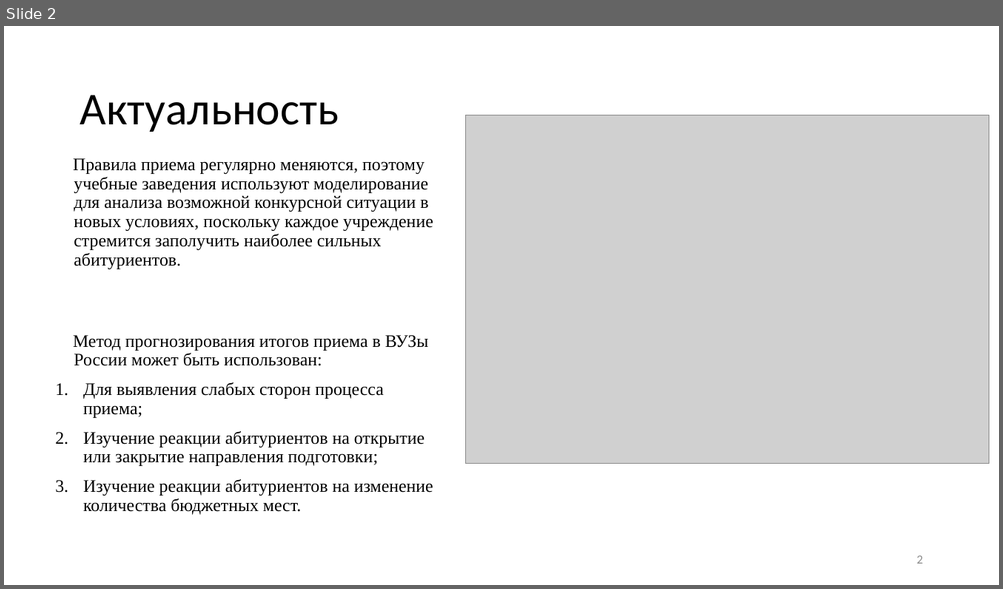
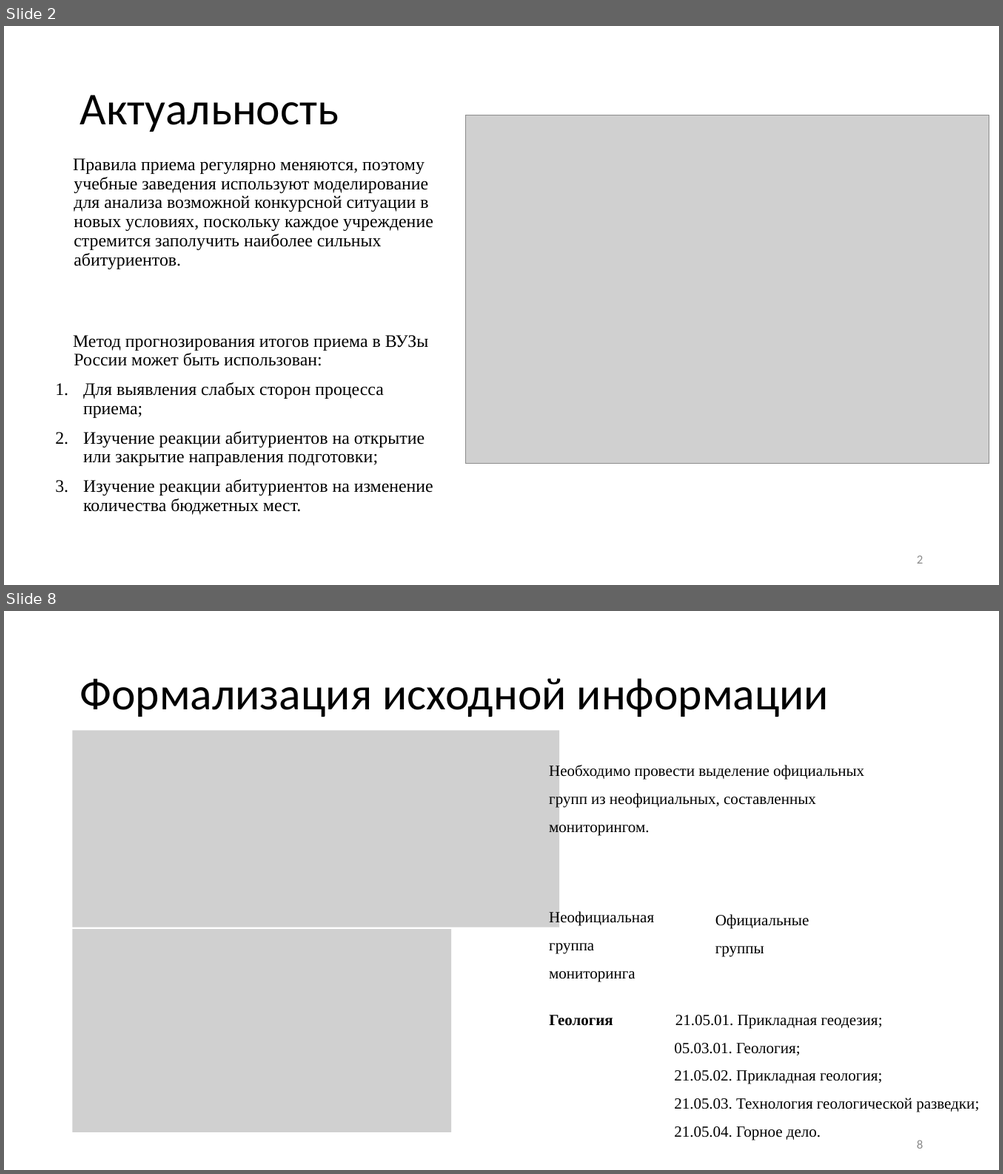
Before and after one commit to 1Bitcoin/scrape-universities-data, a slide deck: tex-diploma-template-main/Метод прогнозирования итогов приёма в вузы России на основе агентного моделирования.pptx. Shown one above the other, each under a label of ours: slide 2 before the commit, slides 2 and 8 after it; the slides between them are not shown. The pictures are 1003x589 and 1003x1174 pixels, drawn with LibreOffice and Linux fonts; fonts in the diff are those of the drawing; grey boxes stand for pictures. Boxes give left, top, right and bottom in pixels: in the first picture for what was removed or moved away, otherwise in the second. Text is boxed around its words. In the diff, an @@ line names an element or a change of style, - is before the commit and + after.

```diff
--- a/tex-diploma-template-main/Метод прогнозирования итогов приёма в вузы России на основе агентного моделирования.pptx
+++ b/tex-diploma-template-main/Метод прогнозирования итогов приёма в вузы России на основе агентного моделирования.pptx
@@ slide 8 added at [4,611,999,1170], background #FFFFFF @@
@@ title added at [79,678,828,717], 44 pt, text #000000 @@
+Формализация исходной информации
@@ picture added at [73,730,559,927] @@
@@ text added at [549,764,864,835], 15 pt, text #000000 @@
+Необходимо провести выделение официальных групп из неофициальных, составленных мониторингом.
@@ text added at [549,911,654,982], 15 pt, text #000000 @@
+Неофициальная группа мониторинга
@@ text added at [715,914,809,957], 15 pt, text #000000 @@
+Официальные группы
@@ picture added at [73,930,452,1133] @@
@@ text added at [549,1015,979,1141], 15 pt, text #000000 @@
+Геология 21.05.01. Прикладная геодезия;
+05.03.01. Геология; 21.05.02. Прикладная геология;
+21.05.03. Технология геологической разведки;
+21.05.04. Горное дело.
@@ page number added at [916,1140,922,1149], 12 pt, text #8C8C8C @@
+8
```
Also in this commit, not shown: 2 slides changed, 5 other slides added, 4 slides removed, 1 other file.
